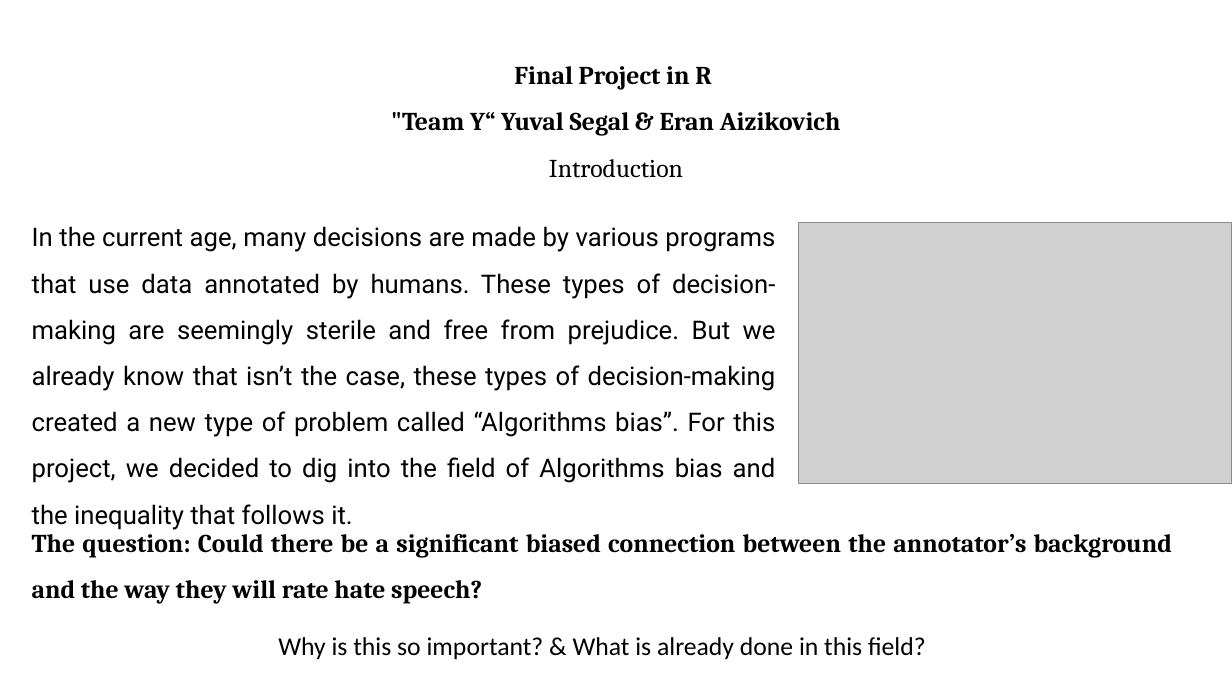
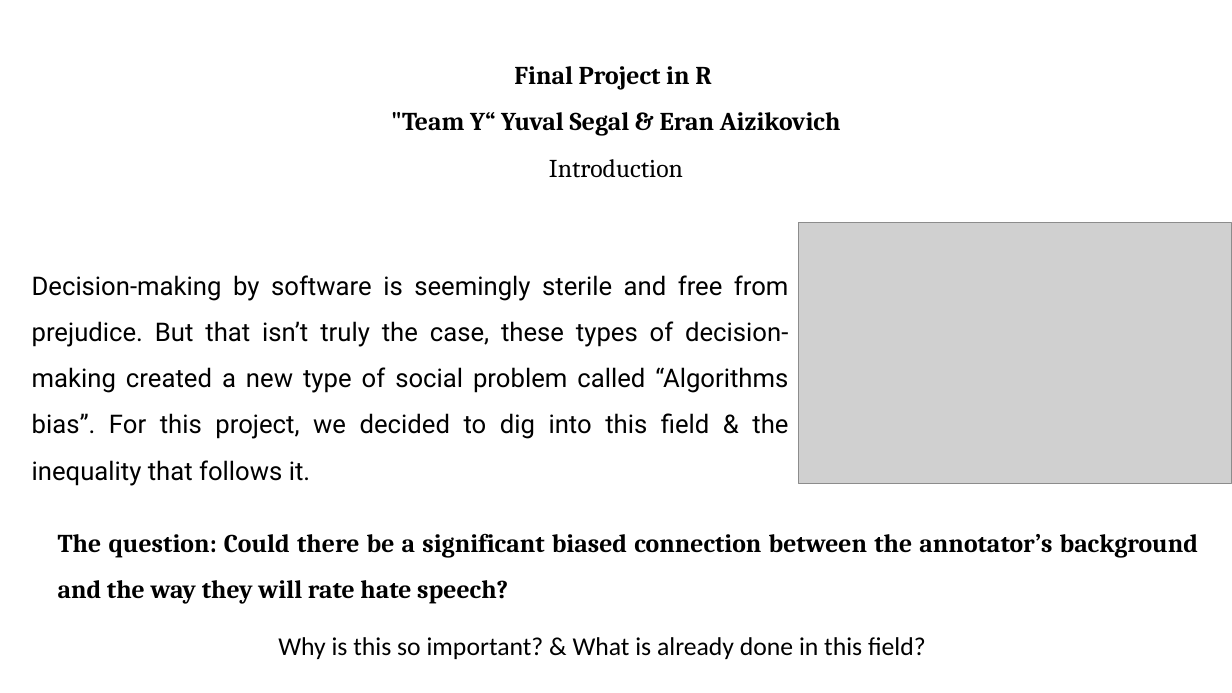
Before and after one commit to yu-se/algorithm-bias-R, a slide deck: slide 1 of presentation/presentation.pptx. Drawn at 1232x693 pixels with LibreOffice and Linux fonts; fonts in the diff are those of the drawing; grey boxes stand for pictures. Boxes give left, top, right and bottom in pixels: in the first picture for what was removed or moved away, otherwise in the second. Text is boxed around its words. In the diff, an @@ line names an element or a change of style, - is before the commit and + after.

```diff
--- a/presentation/presentation.pptx
+++ b/presentation/presentation.pptx
@@ text at (x1=32, y1=275, x2=789, y2=439): text changed @@
-In the current age, many decisions are made by various programs that use data annotated by humans. These types of decision-making are seemingly sterile and free from prejudice. But we already know that isn’t the case, these types of decision-making created a new type of problem called “Algorithms bias”. For this project, we decided to dig into the field of Algorithms bias and the inequality that follows it.
+Decision-making by software is seemingly sterile and free from prejudice. But that isn’t truly the case, these types of decision-making created a new type of social problem called “Algorithms bias”. For this project, we decided to dig into this field & the inequality that follows it.
@@ text "The question: Could there be ..." rewrapped from (x1=32, y1=529, x2=1172, y2=604) to (x1=58, y1=533, x2=1198, y2=604) @@
```
Also in this commit, not shown: 2 slides added, 2 slides removed, 2 other files.
